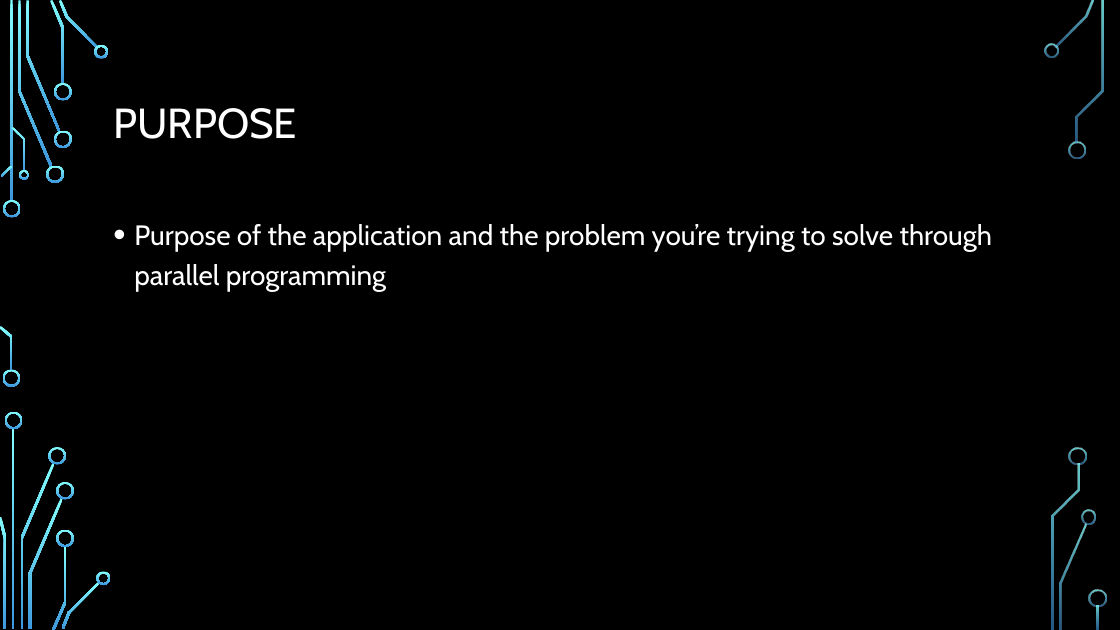
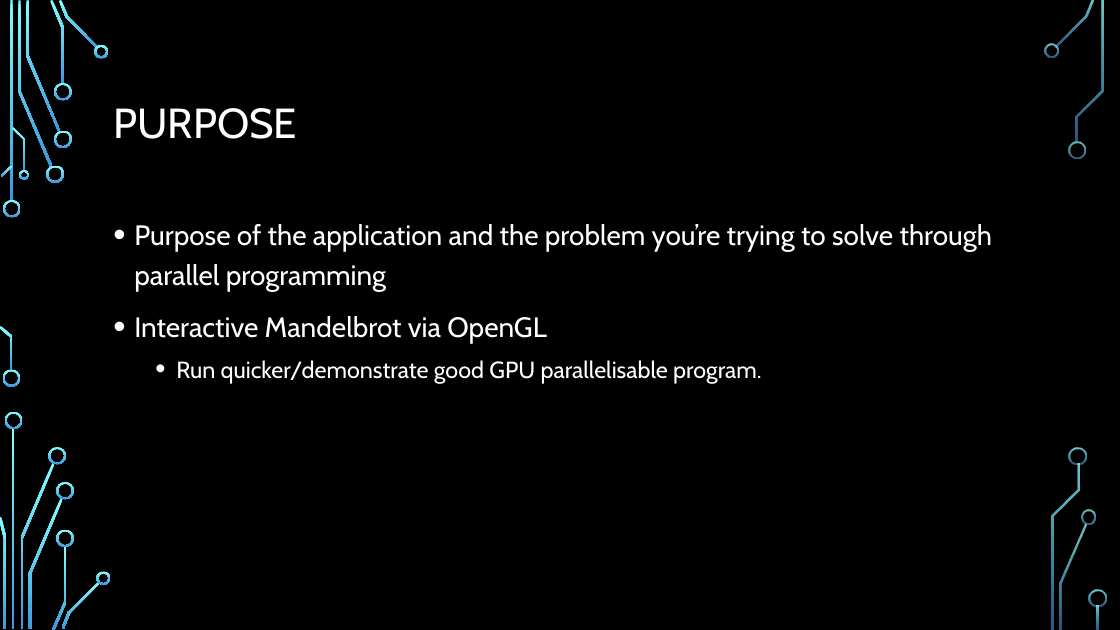
Before and after one commit to Shorte240/DSaA-Submission, a slide deck: slide 6 of CMP202 Assessment.pptx. Drawn at 1120x630 pixels with LibreOffice and Linux fonts; fonts in the diff are those of the drawing; background and template pictures are left out. Boxes give left, top, right and bottom in pixels: in the first picture for what was removed or moved away, otherwise in the second. Text is boxed around its words. In the diff, an @@ line names an element or a change of style, - is before the commit and + after.

```diff
--- a/CMP202 Assessment.pptx
+++ b/CMP202 Assessment.pptx
@@ text at (134,316,762,384): paragraphs added @@
+• Interactive Mandelbrot via OpenGL
+  • Run quicker/demonstrate good GPU parallelisable program.
```
Also in this commit, not shown: 6 other slides changed, 2 other files.
